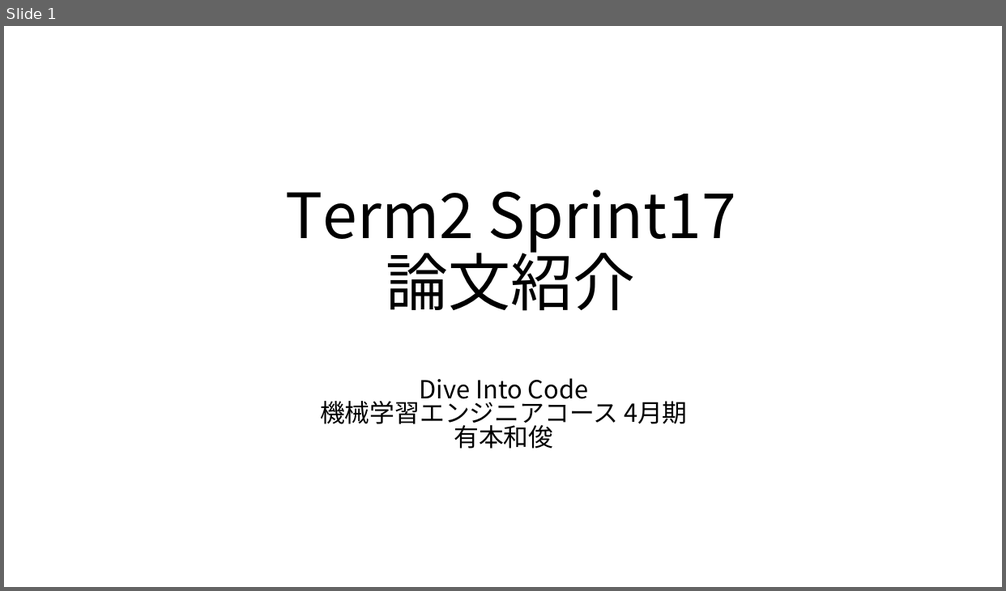
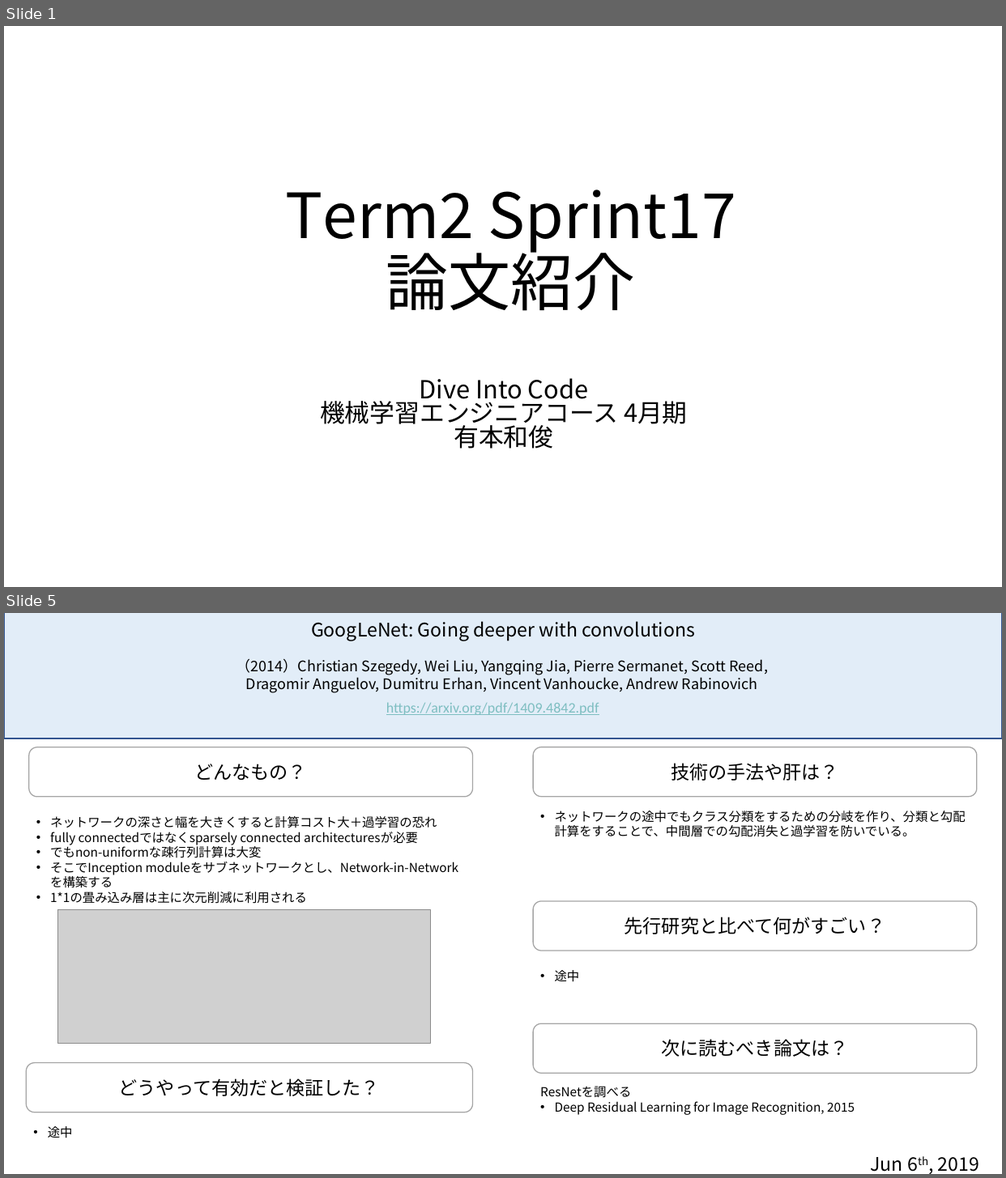
Before and after one commit to kztsh/diveintocode-ml, a slide deck: term2/sprint17/sprint17.pptx. Shown one above the other, each under a label of ours: slide 1 before the commit, slides 1 and 5 after it; the slides between them are not shown. The pictures are 1006x591 and 1006x1178 pixels, drawn with LibreOffice and Linux fonts; fonts in the diff are those of the drawing; grey boxes stand for pictures. Boxes give left, top, right and bottom in pixels: in the first picture for what was removed or moved away, otherwise in the second. Text is boxed around its words. In the diff, an @@ line names an element or a change of style, - is before the commit and + after.

```diff
--- a/term2/sprint17/sprint17.pptx
+++ b/term2/sprint17/sprint17.pptx
@@ slide 5 added at [4,613,1002,1174], background #FFFFFF @@
@@ group added at [4,613,1002,739]: 3 texts, 1 rectangle @@
+GoogLeNet: Going deeper with convolutions
+（2014）Christian Szegedy, Wei Liu, Yangqing Jia, Pierre Sermanet, Scott Reed, Dragomir Anguelov, Dumitru Erhan, Vincent Vanhoucke, Andrew Rabinovich
+https://arxiv.org/pdf/1409.4842.pdf
@@ rounded rectangle added at [28,747,473,796], fill #FFFFFF, outline #A5A5A5 1 pt, 18 pt, text #000000 @@
+どんなもの？
@@ rounded rectangle added at [533,747,978,796], fill #FFFFFF, outline #A5A5A5 1 pt, 18 pt, text #000000 @@
+技術の手法や肝は？
@@ text added at [50,816,458,904], 12 pt, text #000000 @@
+• ネットワークの深さと幅を大きくすると計算コスト大＋過学習の恐れ
+• fully connectedではなくsparsely connected architecturesが必要
+• でもnon-uniformな疎行列計算は大変
+• そこでInception moduleをサブネットワークとし、Network-in-Networkを構築する
+• 1*1の畳み込み層は主に次元削減に利用される
@@ text added at [555,811,965,837], 12 pt, text #000000 @@
+• ネットワークの途中でもクラス分類をするための分岐を作り、分類と勾配計算をすることで、中間層での勾配消失と過学習を防いでいる。
@@ rounded rectangle added at [533,901,978,951], fill #FFFFFF, outline #A5A5A5 1 pt, 18 pt, text #000000 @@
+先行研究と比べて何がすごい？
@@ picture added at [58,910,431,1043] @@
@@ text added at [555,970,580,982], 12 pt, text #000000 @@
+• 途中
@@ rounded rectangle added at [533,1024,978,1073], fill #FFFFFF, outline #A5A5A5 1 pt, 18 pt, text #000000 @@
+次に読むべき論文は？
@@ rounded rectangle added at [27,1063,473,1112], fill #FFFFFF, outline #A5A5A5 1 pt, 18 pt, text #000000 @@
+どうやって有効だと検証した？
@@ text added at [540,1086,854,1115], 12 pt, text #000000 @@
+ResNetを調べる
+• Deep Residual Learning for Image Recognition, 2015
@@ text added at [48,1127,73,1139], 12 pt, text #000000 @@
+• 途中
@@ text added at [871,1157,979,1172], 18 pt, text #000000 @@
+Jun 6th, 2019
```
Also in this commit, not shown: 3 slides changed, 9 other files.
